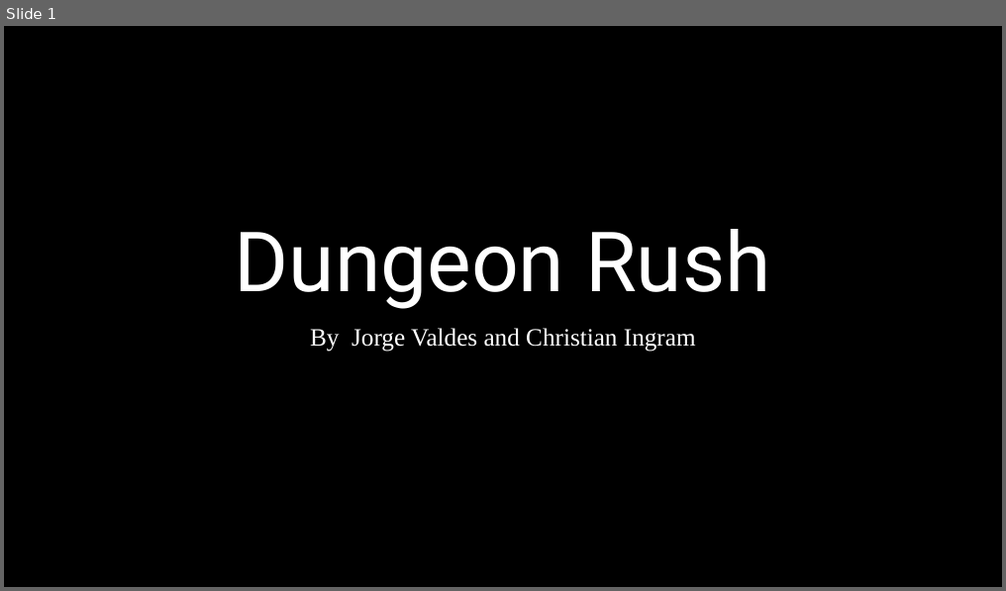
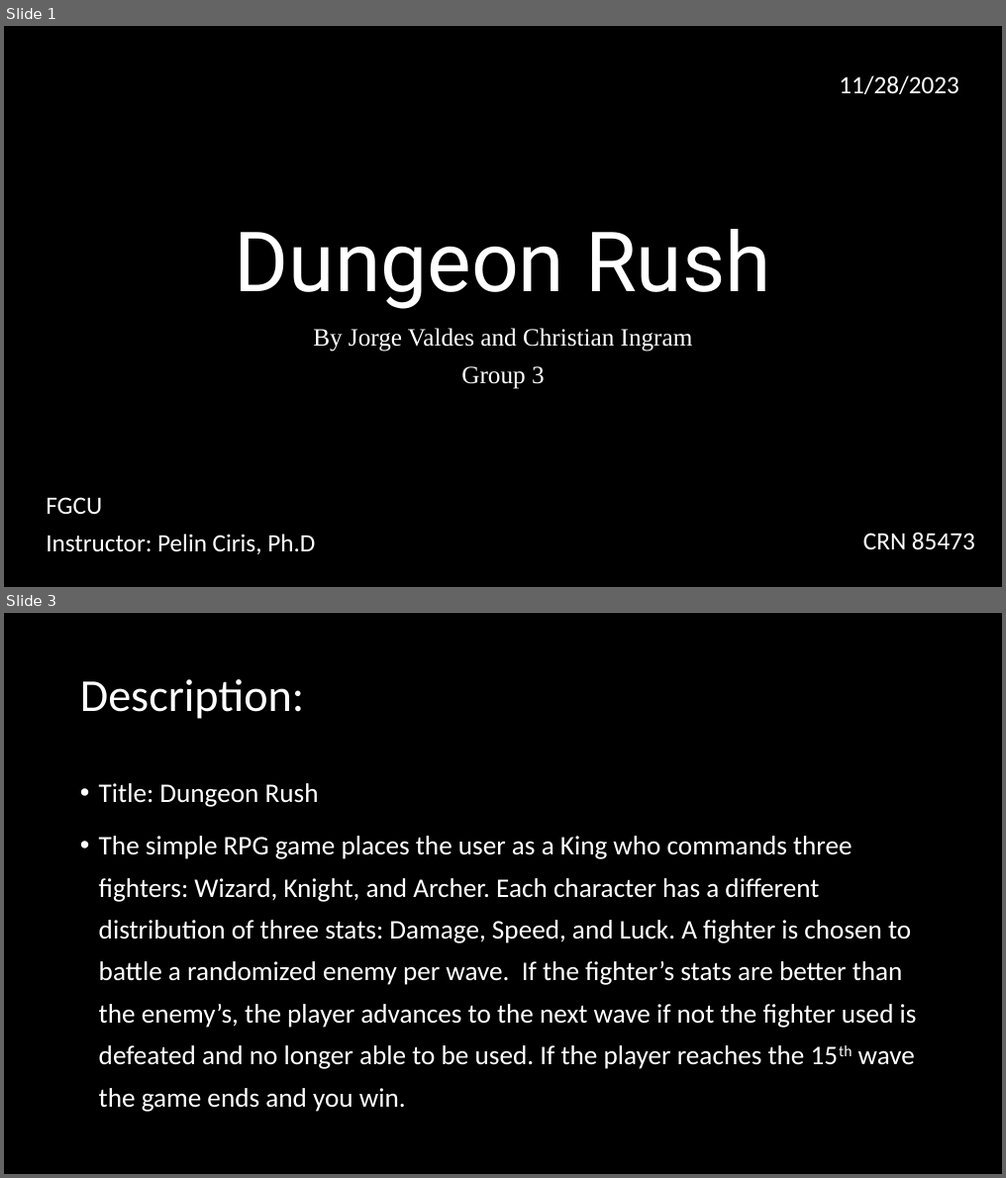
Before and after one commit to jlvaldes0325/Intro-to-Comp-Sci-Final, a slide deck: FInal Presentation.pptm. Shown one above the other, each under a label of ours: slide 1 before the commit, slides 1 and 3 after it; the slides between them are not shown. The pictures are 1006x591 and 1006x1178 pixels, drawn with LibreOffice and Linux fonts; fonts in the diff are those of the drawing. Boxes give left, top, right and bottom in pixels: in the first picture for what was removed or moved away, otherwise in the second. Text is boxed around its words. In the diff, an @@ line names an element or a change of style, - is before the commit and + after.

```diff
--- a/FInal Presentation.pptm
+++ b/FInal Presentation.pptm
@@ slide 3 added at (x1=4, y1=613, x2=1002, y2=1174), background #000000 @@
@@ title added at (x1=80, y1=679, x2=304, y2=719), 44 pt, text #FFFFFF @@
+Description:
@@ text added at (x1=99, y1=783, x2=917, y2=1112), 25.9 pt, text #FFFFFF @@
+• Title: Dungeon Rush
+• The simple RPG game places the user as a King who commands three fighters: Wizard, Knight, and Archer. Each character has a different distribution of three stats: Damage, Speed, and Luck. A fighter is chosen to battle a randomized enemy per wave. If the fighter’s stats are better than the enemy’s, the player advances to the next wave if not the fighter used is defeated and no longer able to be used. If the player reaches the 15th wave the game ends and you win.
@@ slide 1 changed as well @@
@@ text added at (x1=839, y1=76, x2=959, y2=94), 24 pt, text #FFFFFF @@
+11/28/2023
@@ subtitle at (x1=461, y1=367, x2=545, y2=389): paragraph added @@
+Group 3
@@ text added at (x1=46, y1=497, x2=315, y2=555), 24 pt, text #FFFFFF @@
+FGCU
+Instructor: Pelin Ciris, Ph.D
@@ text added at (x1=863, y1=532, x2=975, y2=551), 24 pt, text #FFFFFF @@
+CRN 85473
```
Also in this commit, not shown: 14 other slides added, 2 slides removed.
